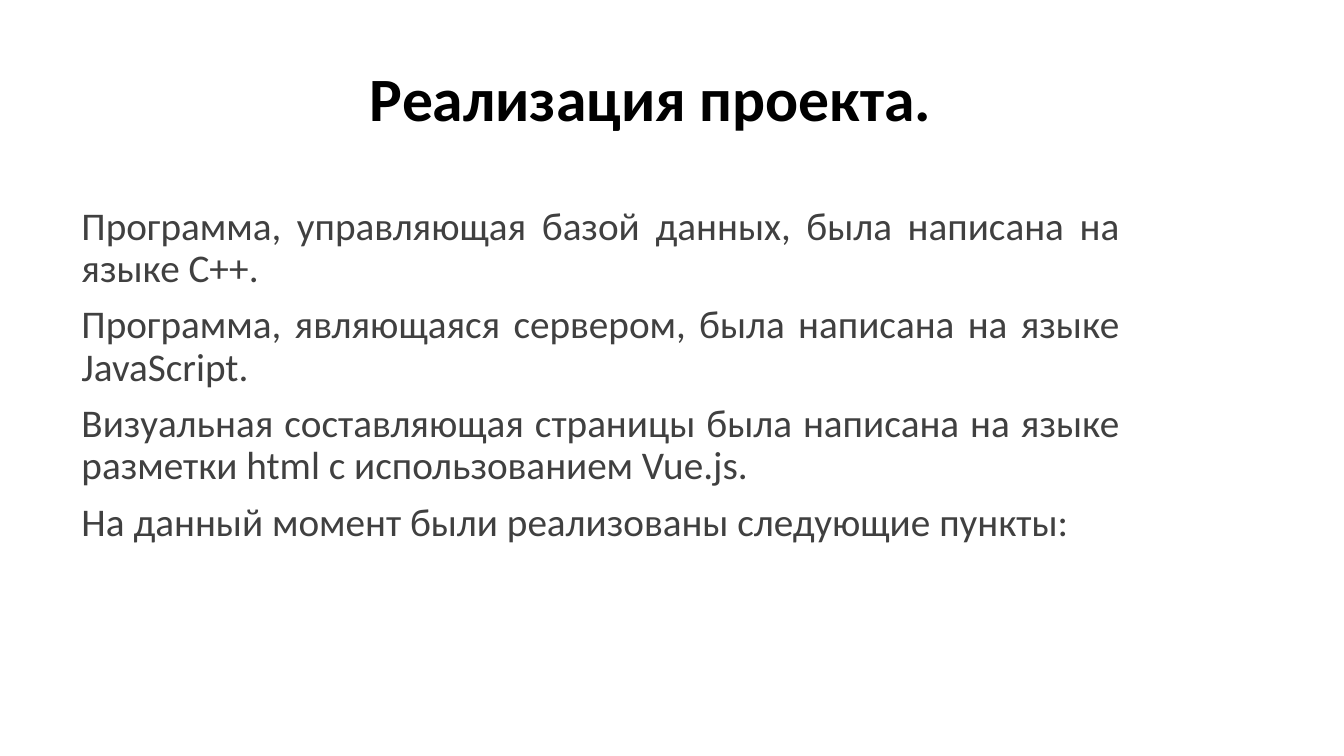
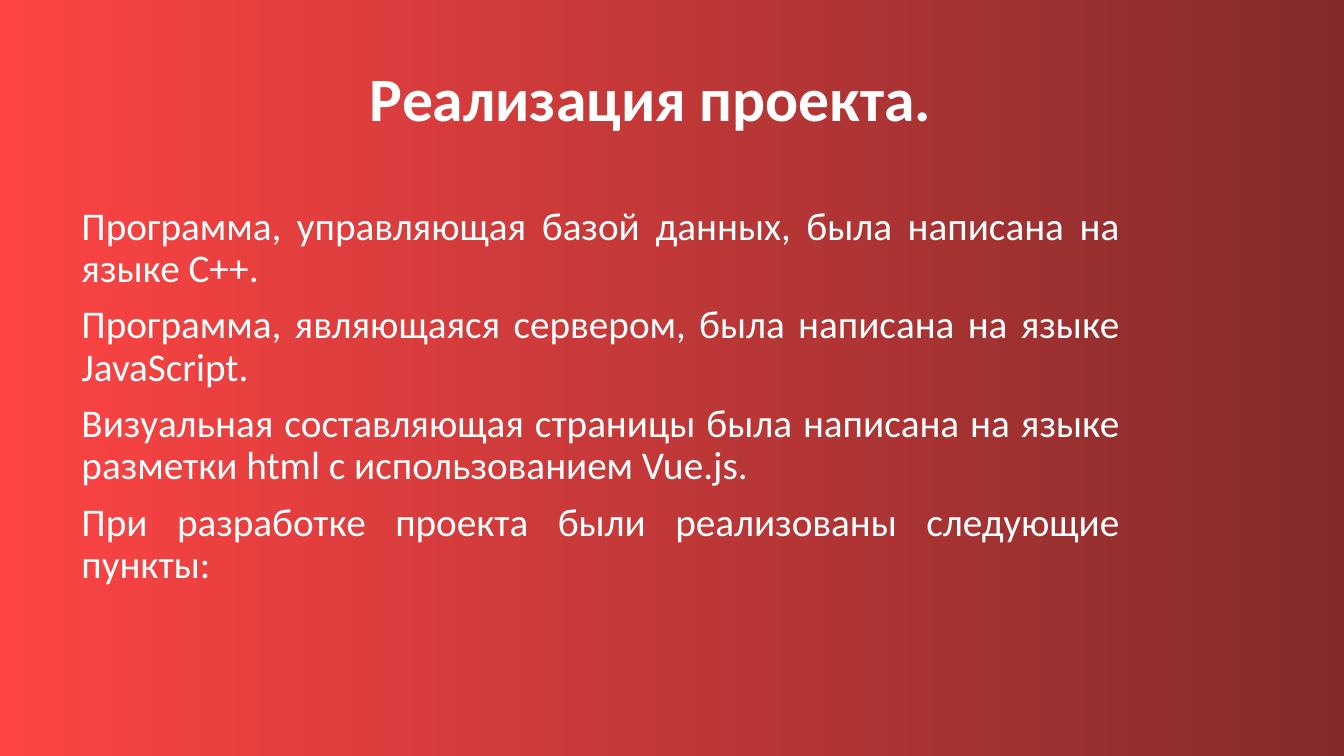
Before and after one commit to artemnaplavkov/Samokat_Website, a slide deck: slide 4 of Проект самокат bruh.pptx. Drawn at 1344x756 pixels with LibreOffice and Linux fonts; fonts in the diff are those of the drawing. Boxes give left, top, right and bottom in pixels: in the first picture for what was removed or moved away, otherwise in the second. Text is boxed around its words. In the diff, an @@ line names an element or a change of style, - is before the commit and + after.

```diff
--- a/Проект самокат bruh.pptx
+++ b/Проект самокат bruh.pptx
@@ background #FFFFFF to gradient #FE4444 to #832B2B @@
@@ title "Реализация проекта." at bbox=[370, 81, 931, 131]: text colour #000000 to #FFFFFF @@
@@ text at bbox=[81, 213, 1120, 486]: text colour #404040 to #FFFFFF in "Программа, управляющая базой данных, была написана на ...", "Программа, являющаяся сервером, была написана на языке ...", "Визуальная составляющая страницы была написана на языке ..." @@
@@ text at bbox=[81, 509, 1119, 585]: text changed; text colour #404040 to #FFFFFF @@
-На данный момент были реализованы следующие пункты:
+При разработке проекта были реализованы следующие пункты:
```
Also in this commit, not shown: 11 other slides changed.
